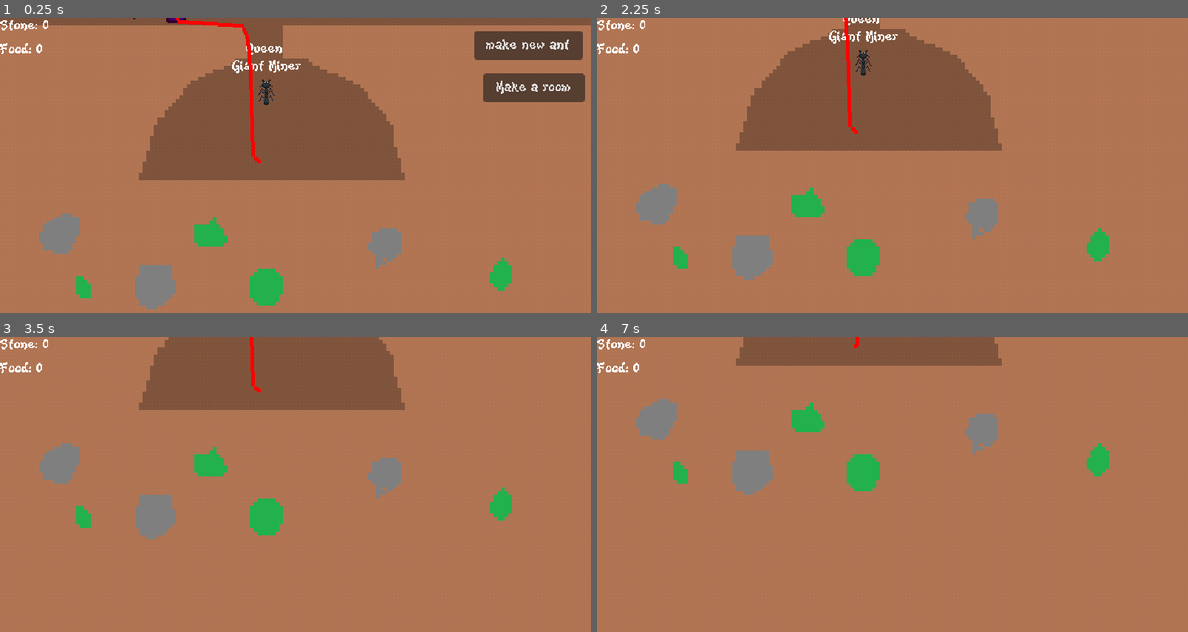
Above: before the commit, frames 1-4 (two rows, left to right).
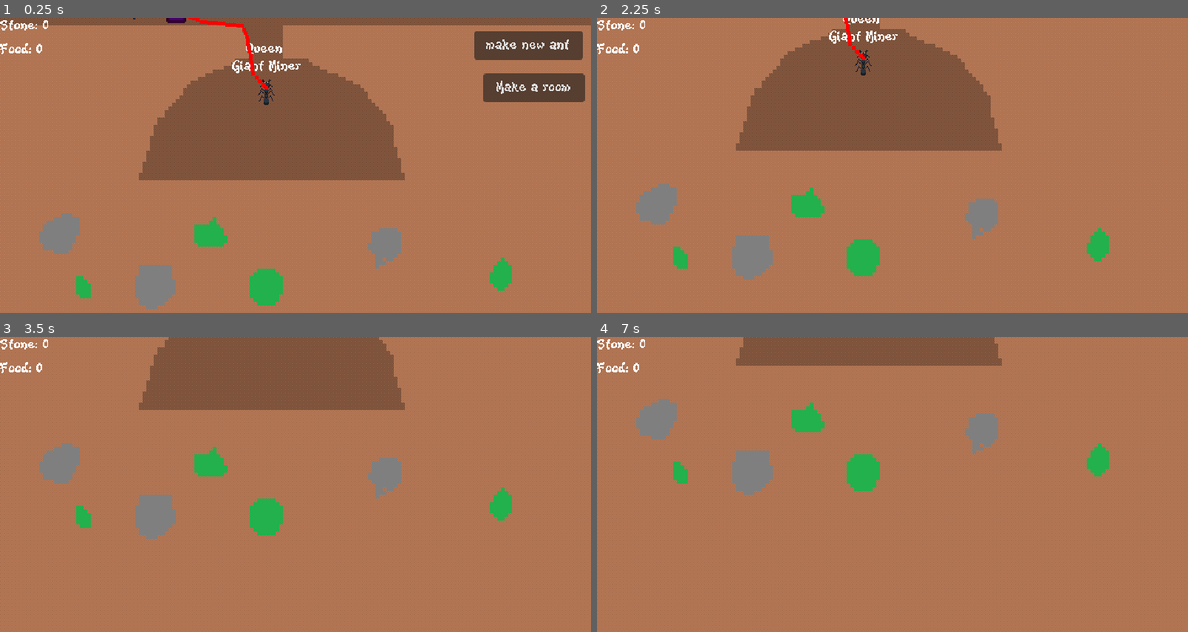
Above: after the commit, the same moments.

Repository: AlbieGray/LD57
Game: Godot game, scene res://Scenes/Game.tscn
Two runs of this game, one before a commit and one after it. Both use one fixed random seed, a clock stepped at 60 frames per second and the inputs below. The engine's default icon, where the game draws it, is replaced by a stand-in: a white triangle on a blue panel in a dark square.
Inputs (mouse positions are in pixels of both pictures, inside the frame that each line leads up to):
- Up to frame 1 (0.25 s): no input
- Up to frame 2 (2.25 s): click "make new ant" at 0.5 s; move the mouse to (1022, 150) at 1.27 s; press the mouse at (1022, 150) at 1.28 s; release the mouse at (1022, 150) at 2 s; drag from (774, 180) to (862, 91) at 2.02 s
- Up to frame 3 (3.5 s): tap Enter at 2.75 s; move the mouse to (354, 419) at 2.77 s; press the mouse at (354, 419) at 2.78 s
- Up to frame 4 (7 s): release the mouse at (951, 419) at 3.5 s; tap Space at 3.5, 5, 6.5 s; drag from (862, 543) to (715, 440) at 3.52 s; tap Enter at 4.25, 5.75 s; move the mouse to (1069, 528) at 4.27 s; press the mouse at (1069, 528) at 4.28 s; release the mouse at (1069, 528) at 5 s; drag from (715, 440) to (803, 410) at 5.02 s; move the mouse to (922, 484) at 5.77 s; press the mouse at (922, 484) at 5.78 s; release the mouse at (922, 484) at 6.5 s; drag from (803, 410) to (774, 499) at 6.52 s

The runs differ from the first frame. In frame 1, 0.4% of the frame differs, in the area x 29-46%, y 0-50%; in frame 2, 0.3%; in frame 3, 0.1%; in frame 4, less than 0.1%.

Commit message:
feat: removed timer on tongue

Diff:
--- a/Scripts/tongue.gd
+++ b/Scripts/tongue.gd
@@ -18,9 +18,8 @@
 
 #moves the tongue (nav agent)
 func _physics_process(_delta: float) -> void:
-	rooms = get_tree().get_nodes_in_group("Rooms")
+	rooms = get_tree().get_nodes_in_group("Ants")
 	if(nav_agent.is_navigation_finished()):
-		timer.start()
 		retreat = !retreat
 		if(has_ant):
 			get_node("Sprite2D").queue_free()
@@ -36,14 +35,13 @@
 	if(!retreat):
 		if(rooms.size() != 0):
 			nav_agent.target_position = rooms.pick_random().global_position
+		else:
+			nav_agent.target_position = initial_pos
 	elif(retreat):
 		nav_agent.target_position = initial_pos
 
 
-func _on_timer_timeout():
-	#TODO: increase timer as game progresses
-	retreat = !retreat
-
+#if tongue touches the
 func _on_area_2d_body_entered(body: Node2D) -> void:
 	if(body.is_in_group("Ants")):
 		body.queue_free()
